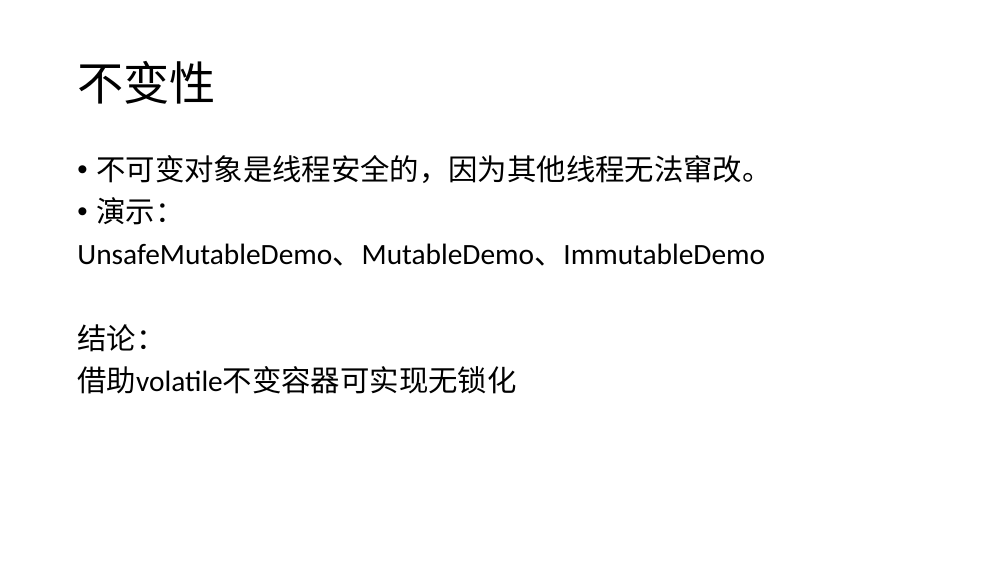
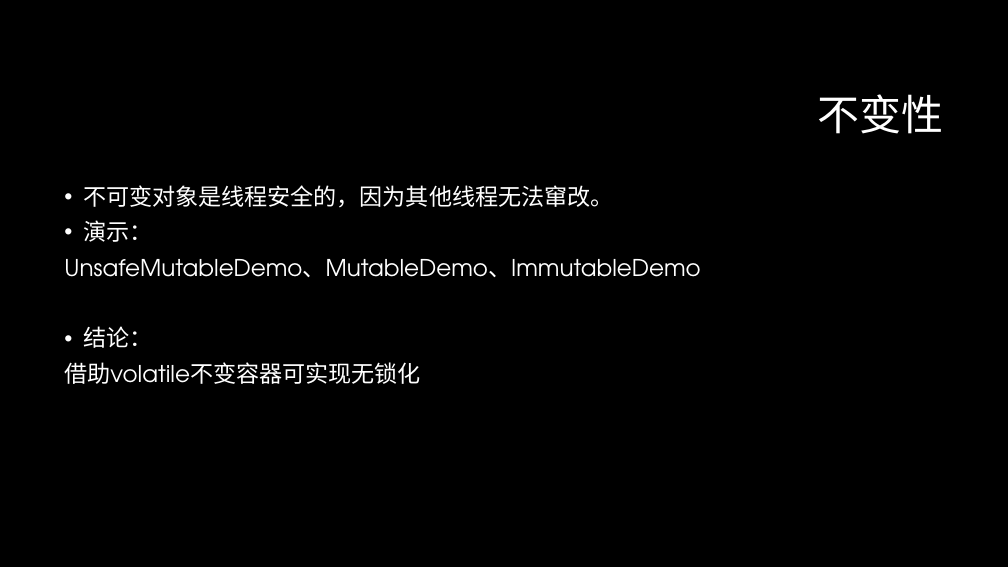
Before and after one commit to GerogeLeon/multithread_demo, a slide deck: slide 8 of JAVA并发编程.pptx. Drawn at 1008x567 pixels with LibreOffice and Linux fonts; fonts in the diff are those of the drawing; background and template pictures are left out. Boxes give left, top, right and bottom in pixels: in the first picture for what was removed or moved away, otherwise in the second. Text is boxed around its words. In the diff, an @@ line names an element or a change of style, - is before the commit and + after.

```diff
--- a/JAVA并发编程.pptx
+++ b/JAVA并发编程.pptx
@@ background #FFFFFF to #000000 @@
@@ title "不变性" moved from (x1=77, y1=61, x2=216, y2=104) to (x1=818, y1=94, x2=944, y2=134) @@
@@ title "不变性" at (x1=818, y1=94, x2=944, y2=134): size 44 to 40 pt, font Calibri to TeX Gyre Adventor, text colour #000000 to #FFFFFF; alignment left to right @@
@@ text "不可变对象是线程安全的，因为其他线程无法窜改。" moved from (x1=77, y1=155, x2=771, y2=394) to (x1=64, y1=185, x2=701, y2=384) @@
@@ text "不可变对象是线程安全的，因为其他线程无法窜改。" at (x1=64, y1=185, x2=701, y2=384): size 28 to 22 pt, font Calibri to TeX Gyre Adventor, text colour #000000 to #FFFFFF; bullet none to • @@
```
Also in this commit, not shown: 34 other slides changed, 1 slide added.
